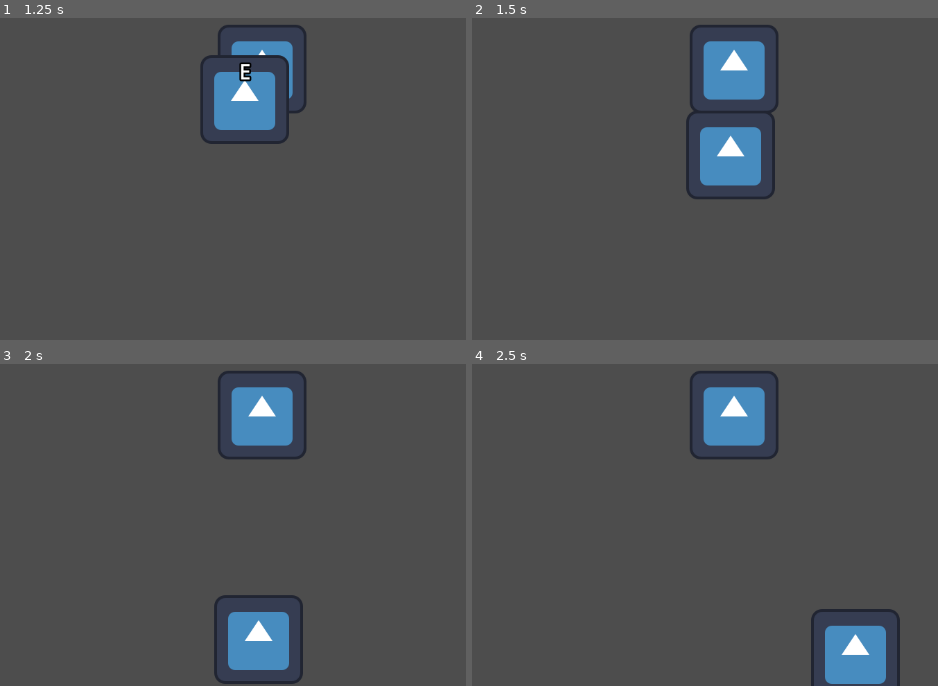
Above: before the commit, frames 1-4 (two rows, left to right).
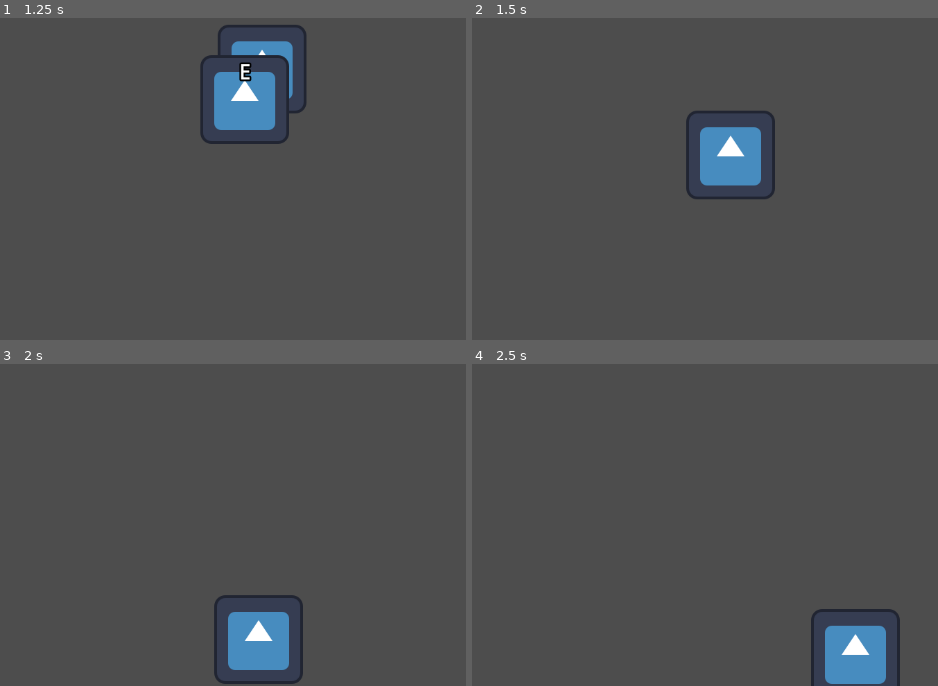
Above: after the commit, the same moments.

Repository: xern0/SleepyShrimpStudios-ChemicalCleanse
Game: Godot game, scene res://world.tscn
Same seed, same stepped clock (60 frames per second), same inputs: the game is played once before the commit and once after it. This scene is started directly instead of the project's main scene. The engine's default icon, where the game draws it, is replaced by a stand-in: a white triangle on a blue panel in a dark square.
Inputs:
- Up to frame 1 (1.25 s): tap Enter at 0.5 s; hold D (right) from 0.53 s (still down); hold E (interact) from 0.53 s (still down)
- Up to frame 2 (1.5 s): release D (right) at 1.28 s; release E (interact) at 1.28 s; hold S (down) from 1.28 s (still down); tap E (interact) at 1.35 s
- Up to frame 3 (2 s): keep holding S (down)
- Up to frame 4 (2.5 s): release S (down) at 2.03 s; hold D (right) from 2.03 s (still down); hold E (interact) from 2.03 s (still down)

Frame 1 is identical in both runs. In frame 2, 2.9% of the frame differs, in the area x 46-66%, y 2-30%; in frame 3, 3.1%; in frame 4, 3.1%.

Commit message:
Finished intertaction s

Diff:
--- a/chemical-cleanse/bottle.gd
+++ b/chemical-cleanse/bottle.gd
@@ -9,10 +9,9 @@
 func _on_interact():
 	if sprite_2d.frame == 0:
 		sprite_2d.frame = 1
-		interactable.is_interactable = false
+		interactable.is_Interactable = false
 		print("Gained a bottle")
+		queue_free()
 
 var is_interactable := true
 var interact_name := "E"
-
-func interact(): pass
--- a/chemical-cleanse/bottle.tscn
+++ b/chemical-cleanse/bottle.tscn
@@ -27,3 +27,5 @@
 
 [node name="CollisionShape2D" type="CollisionShape2D" parent="Interactable"]
 shape = SubResource("CircleShape2D_re5ax")
+
+[connection signal="area_entered" from="." to="." method="_on_area_entered"]
--- a/chemical-cleanse/interact__font.gd
+++ b/chemical-cleanse/interact__font.gd
@@ -11,7 +11,7 @@
 			can_interact = false
 			interactlable.hide()
 
-			await current_interactions[0].interact.call()
+			await current_interactions[0]._on_interact.call()
 
 			can_interact = true
 
